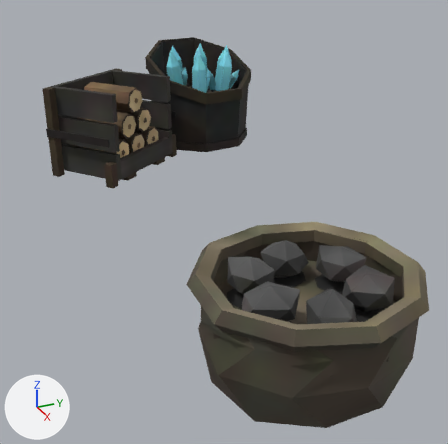
The FBX model Content/Assets/Balloon/SK_Balloon_FuelStorage.fbx: old version first, new version second.
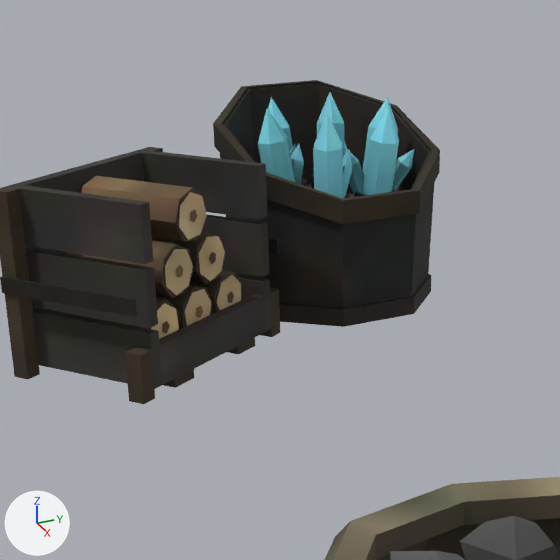
Each version appears first whole from a 50 mm lens placed at (1.139, -0.8, 0.653), pointed at (-0.015, -0.281, 0.076), and next in a close-up on the part from 10% to 69% of the width and 0% to 59% of the height. Lighting does not change. The marker at lower left points along +X, +Y and +Z. The older version's two pictures come first. Vertices at exactly the same position are counted once.

Names of what the first close-up shows: 'SK_Balloon_FuelStorage'.
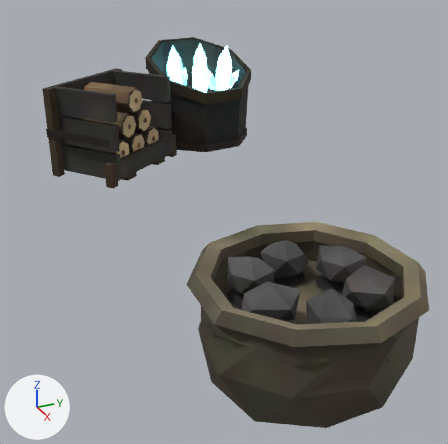
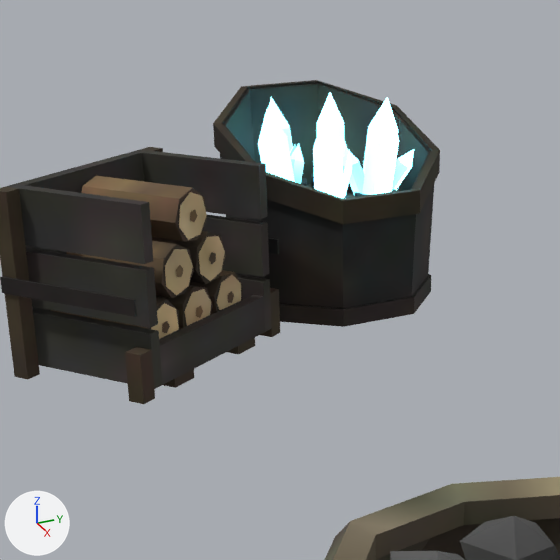
Location of each change, (x1, y1, x2, y2) in pixels of the close-ups (560 x 560 px):
part 1 of me_sk_balloon_fuelstorage, recoloured (cyan to white)
    both: (258, 93, 414, 199)

What the commit changed:
Material 'M_Glow' (mat_m_glow) is new.
Uses the picture img_t_balloon_basecolor_png.
me_sk_balloon_fuelstorage has 1114 vertices, 922 faces and spans x -0.81..0.671, y -0.576..0.079, z 0.07..0.359.
me_sk_balloon_fuelstorage is used by ob_sk_balloon_fuelstorage; location (0.0, 0.0, 0.0).
me_sk_balloon_fuelstorage part 1: 168 of the faces centred in x -0.768..-0.555, y -0.179..0.042, z 0.214..0.325 switch from mat_m_balloon (picture img_t_balloon_basecolor_png) to mat_m_glow.
